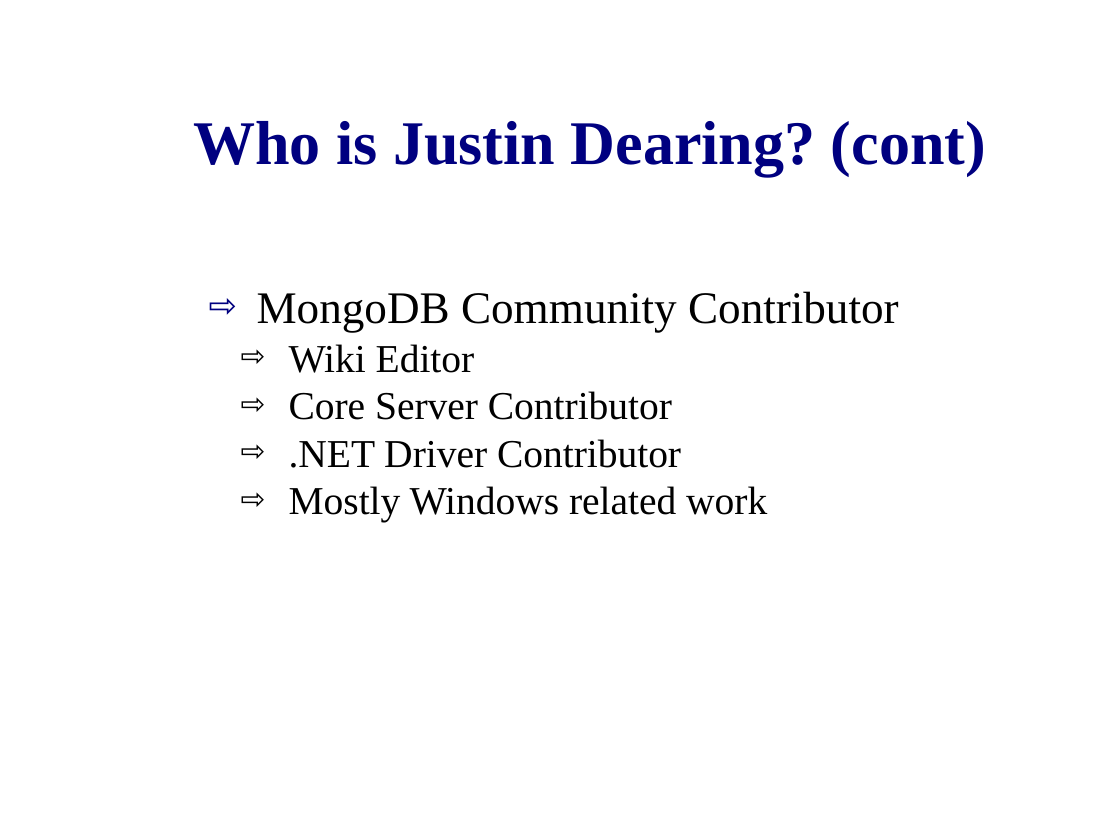
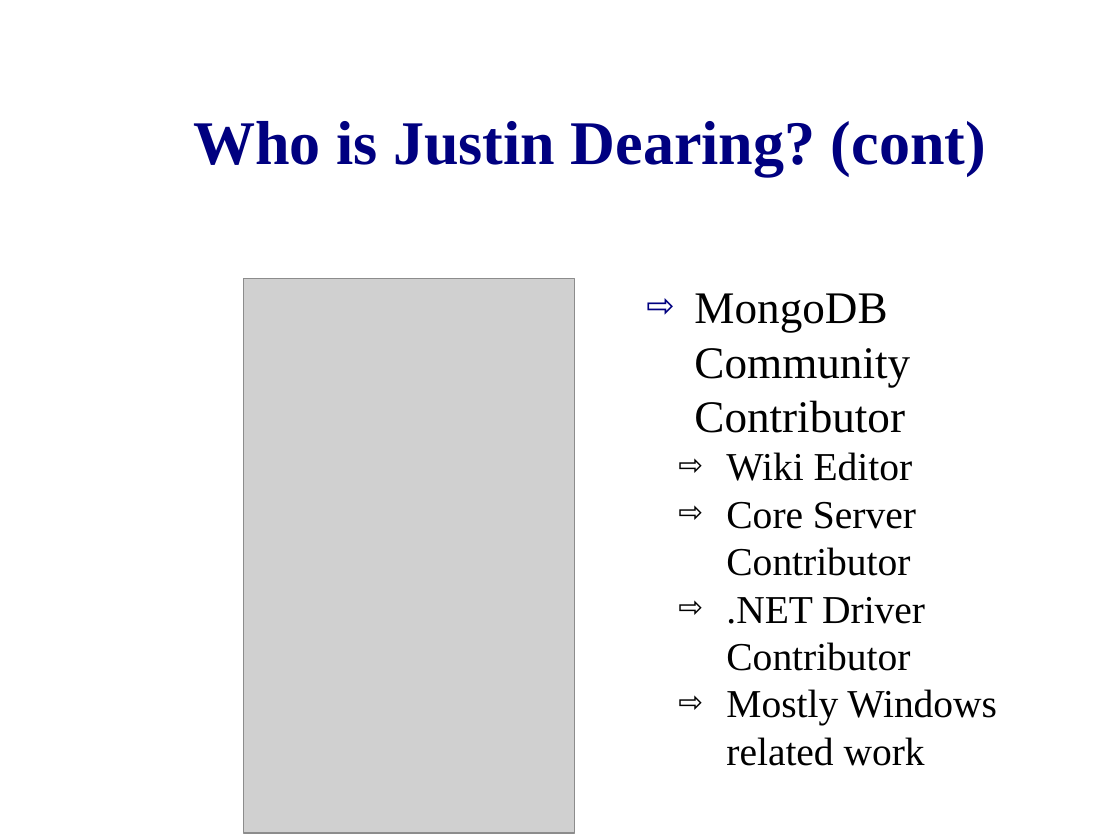
Before and after one commit to zippy1981/TalkMaterials, a slide deck: slide 3 of MongoDC/Tips for Getting Involved as a Contributor.odp. Drawn at 1120x840 pixels with LibreOffice and Linux fonts; fonts in the diff are those of the drawing; grey boxes stand for pictures; background and template pictures are left out. Boxes give left, top, right and bottom in pixels: in the first picture for what was removed or moved away, otherwise in the second. Text is boxed around its words. In the diff, an @@ line names an element or a change of style, - is before the commit and + after.

```diff
--- a/MongoDC/Tips for Getting Involved as a Contributor.odp
+++ b/MongoDC/Tips for Getting Involved as a Contributor.odp
@@ picture added at [243, 278, 574, 833] @@
@@ text "MongoDB Community Contributor" rewrapped from [257, 291, 899, 522] to [694, 293, 997, 766] @@
```
Also in this commit, not shown: 6 other slides changed, 1 slide added.
